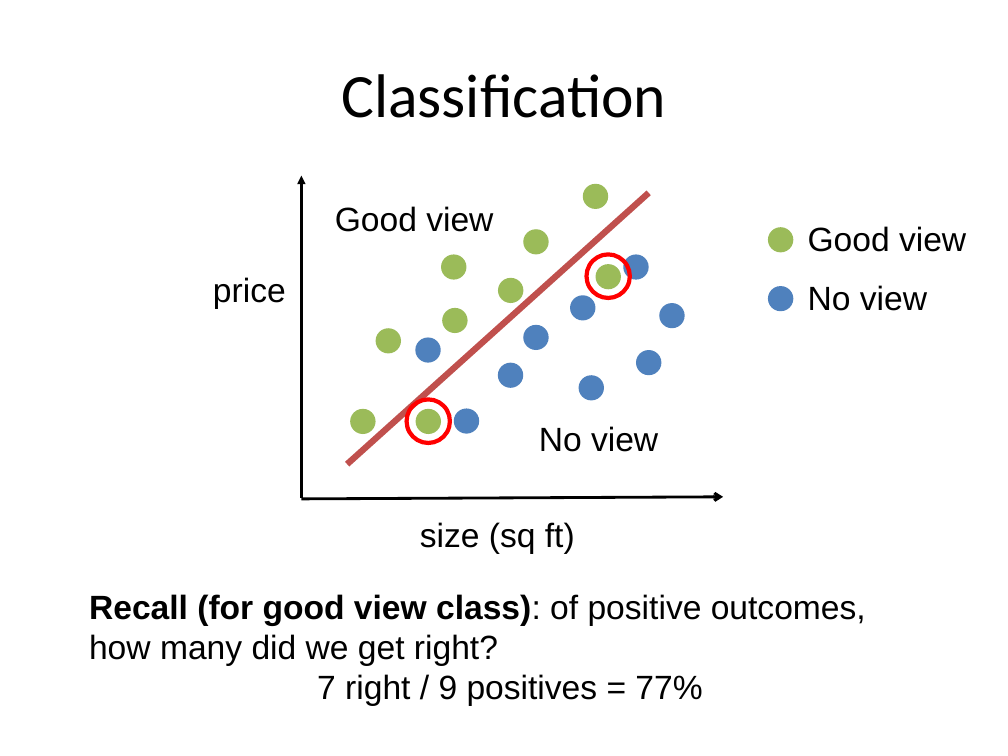
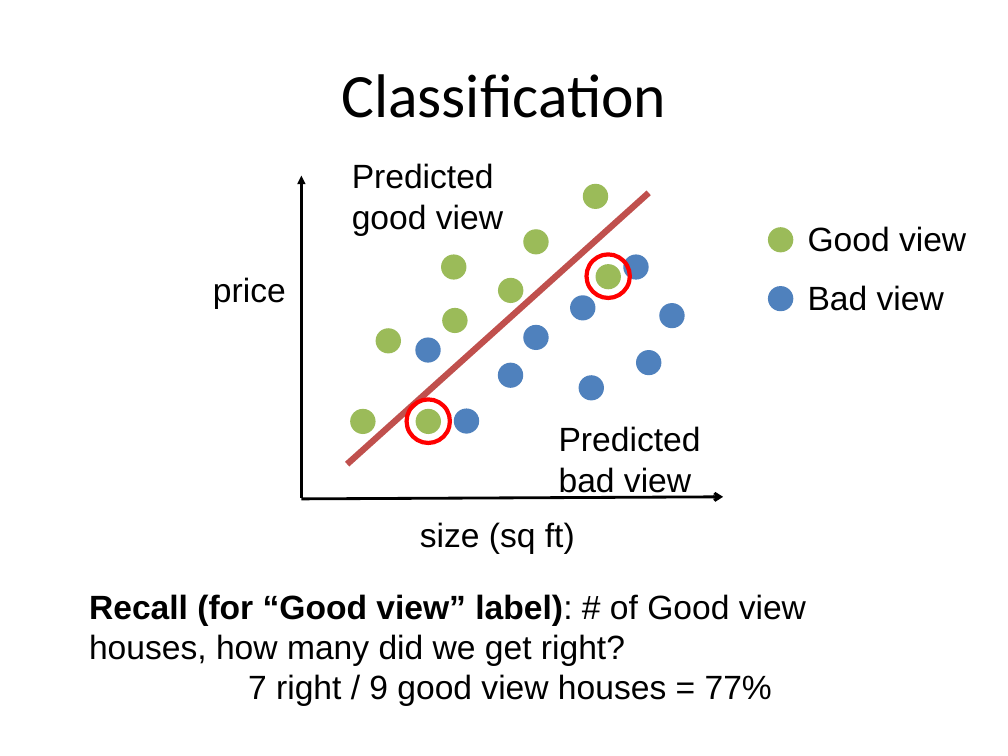
Before and after one commit to aloksharma1993/techfest-ml-tutorial, a slide deck: slide 16 of Techfest_ML.pptx (slide 15 before the commit). Drawn at 1008x756 pixels with LibreOffice and Linux fonts; fonts in the diff are those of the drawing. Boxes give left, top, right and bottom in pixels: in the first picture for what was removed or moved away, otherwise in the second. Text is boxed around its words. In the diff, an @@ line names an element or a change of style, - is before the commit and + after.

```diff
--- a/Techfest_ML.pptx
+++ b/Techfest_ML.pptx
@@ text at (x1=352, y1=163, x2=503, y2=236): text changed @@
-Good view
+Predicted good view
@@ text at (x1=808, y1=285, x2=944, y2=311): text changed @@
-No view
+Bad view
@@ text at (x1=559, y1=426, x2=701, y2=499): text changed @@
-No view
+Predicted bad view
@@ text at (x1=89, y1=594, x2=806, y2=706): text changed @@
-Recall (for good view class): of positive outcomes, how many did we get right?
-7 right / 9 positives = 77%
+Recall (for “Good view” label): # of Good view houses, how many did we get right?
+7 right / 9 good view houses = 77%
```
Also in this commit, not shown: 16 other slides changed, 4 slides added.
